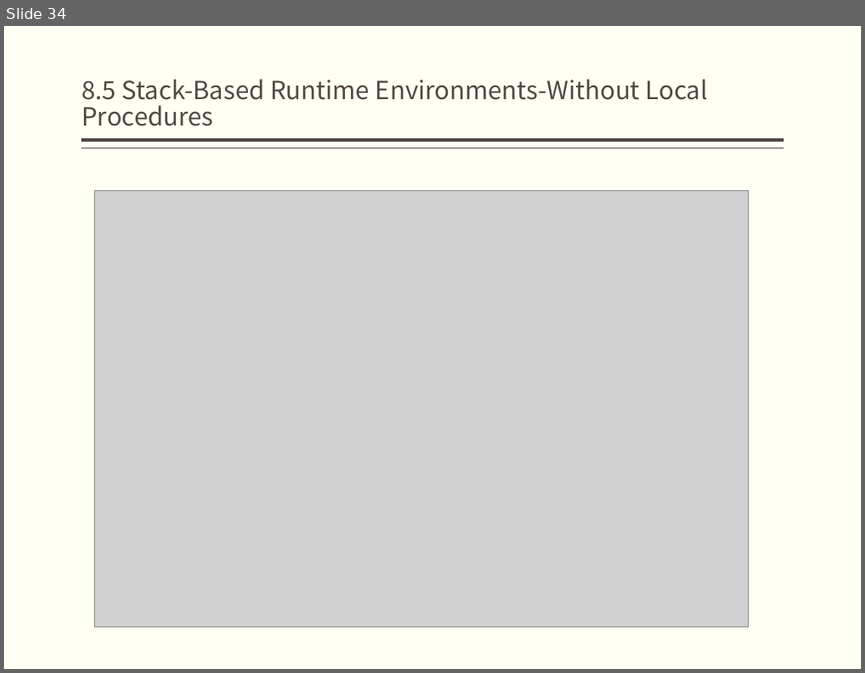
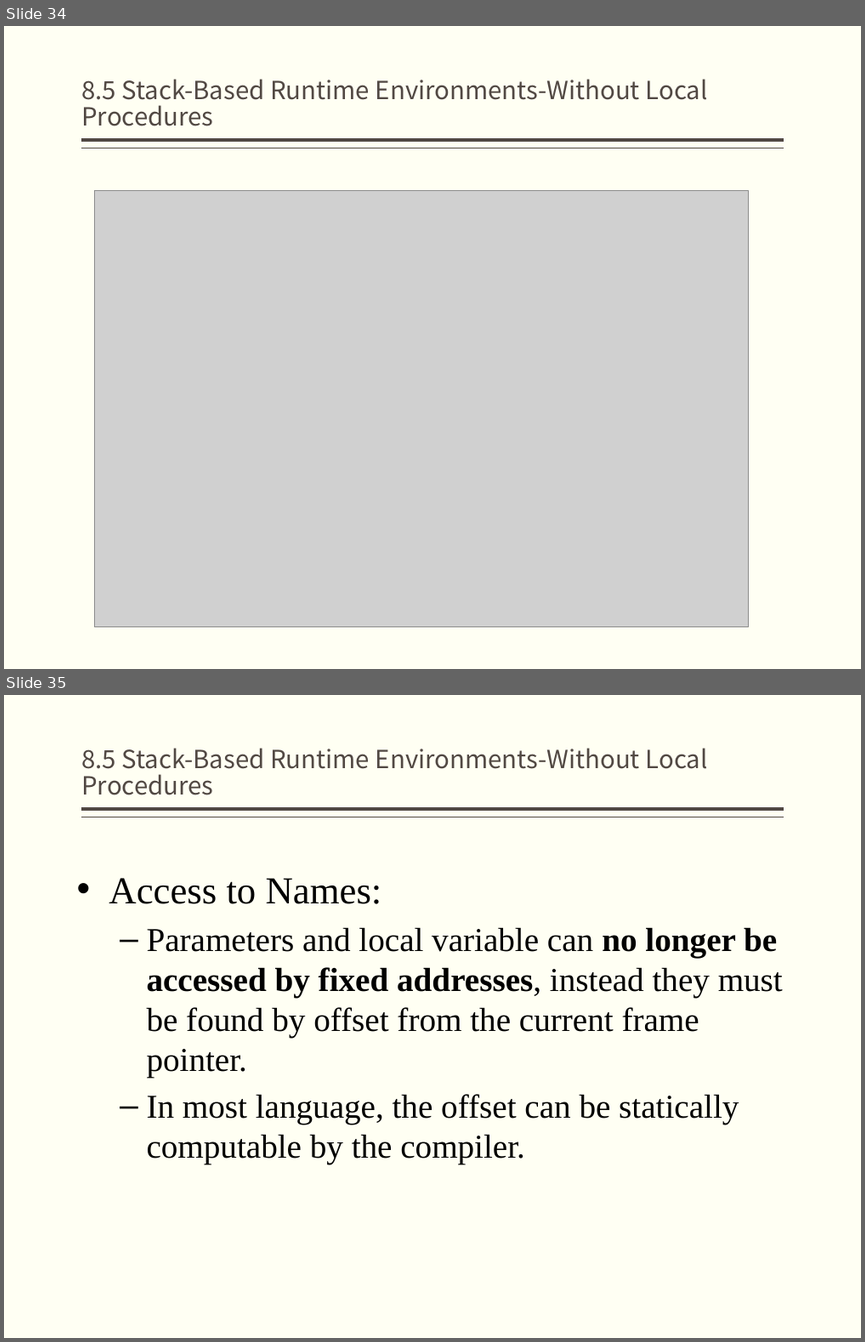
Before and after one commit to jz81/jz81.github.io, a slide deck: course/compiler/lecture/(Spring2020)Lecture8.pptx. Shown one above the other, each under a label of ours: slide 34 before the commit, slides 34 and 35 after it. The pictures are 865x673 and 865x1342 pixels, drawn with LibreOffice and Linux fonts; fonts in the diff are those of the drawing; grey boxes stand for pictures. Boxes give left, top, right and bottom in pixels: in the first picture for what was removed or moved away, otherwise in the second. Text is boxed around its words. In the diff, an @@ line names an element or a change of style, - is before the commit and + after.

```diff
--- a/course/compiler/lecture/(Spring2020)Lecture8.pptx
+++ b/course/compiler/lecture/(Spring2020)Lecture8.pptx
@@ slide 35 added at [4, 695, 861, 1338], background #FFFFF3; not listed: 2 template elements that a slide beside it also shows @@
@@ title added at [81, 748, 708, 795], 21 pt, text #514843 @@
+8.5 Stack-Based Runtime Environments-Without Local Procedures
@@ text added at [109, 878, 783, 1164], 28 pt, text #000000 @@
+• Access to Names:
+  – Parameters and local variable can no longer be accessed by fixed addresses, instead they must be found by offset from the current frame pointer.
+  – In most language, the offset can be statically computable by the compiler.
```
Also in this commit, not shown: 1 slide changed, 28 other slides added.
